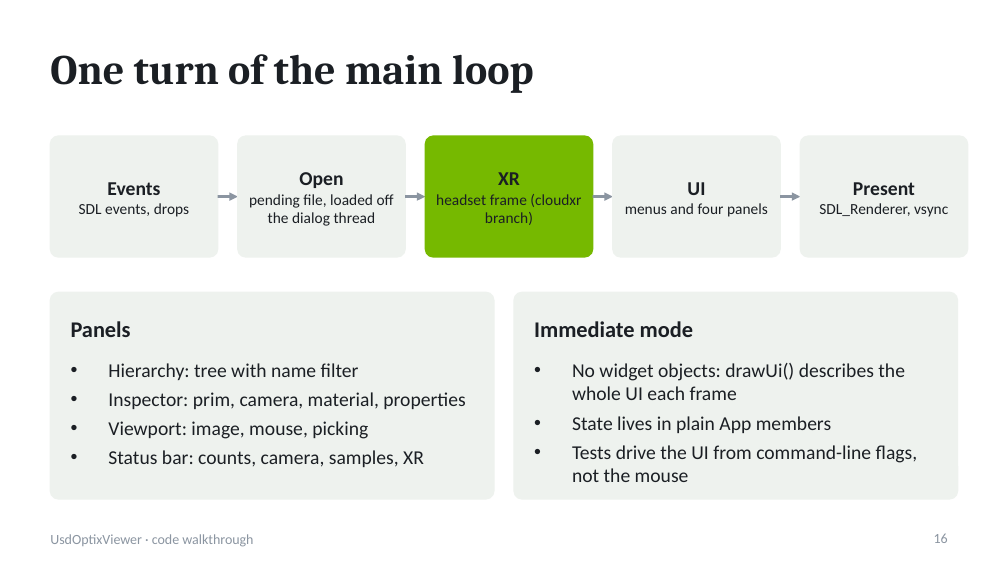
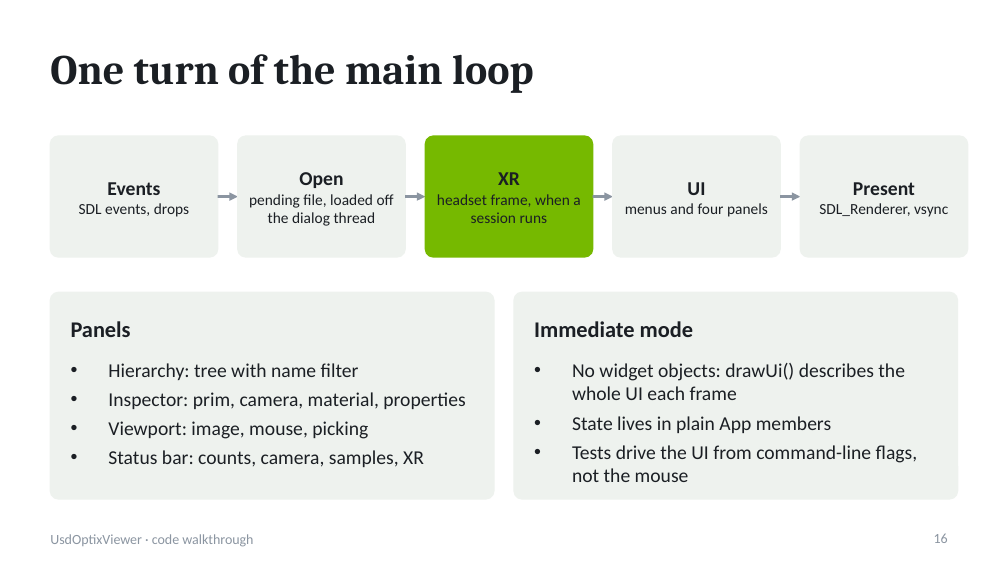
Before and after one commit to pablo-figueroa-uniandes/VizTools, a slide deck: slide 16 of Docs/UsdOptixViewer-code.pptx. Drawn at 1008x567 pixels with LibreOffice and Linux fonts; fonts in the diff are those of the drawing. Boxes give left, top, right and bottom in pixels: in the first picture for what was removed or moved away, otherwise in the second. Text is boxed around its words. In the diff, an @@ line names an element or a change of style, - is before the commit and + after.

```diff
--- a/Docs/UsdOptixViewer-code.pptx
+++ b/Docs/UsdOptixViewer-code.pptx
@@ text at (437,194,580,223): text changed @@
-headset frame (cloudxr branch)
+headset frame, when a session runs
```
Also in this commit, not shown: 10 other slides changed, 1 slide added, 2 other files.
